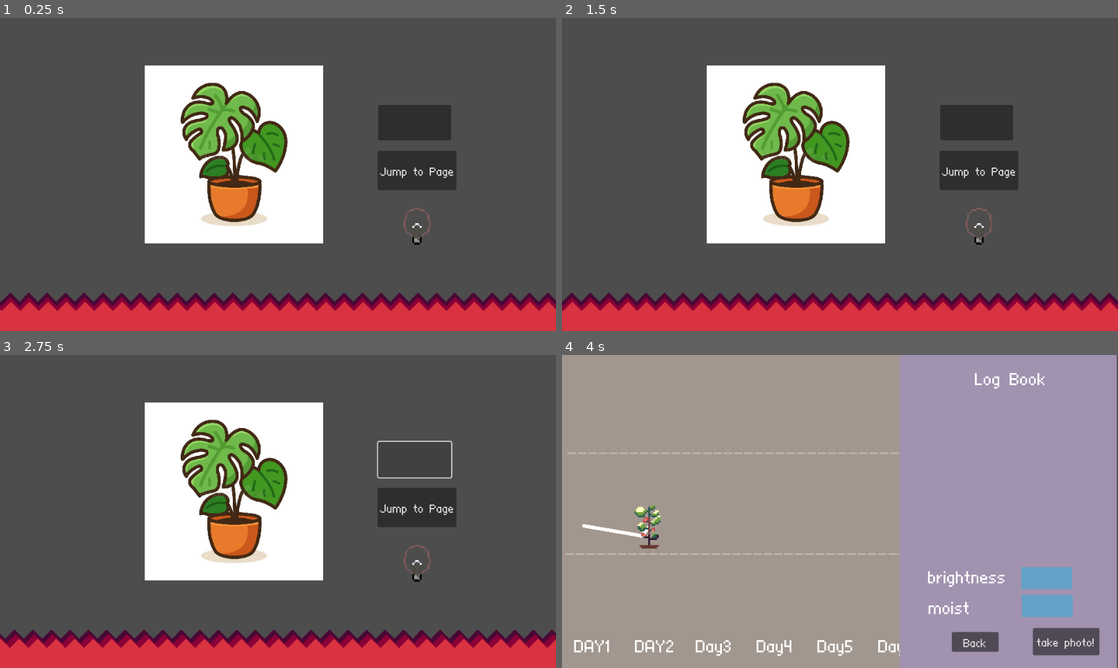
Above: before the commit, frames 1-4 (two rows, left to right).
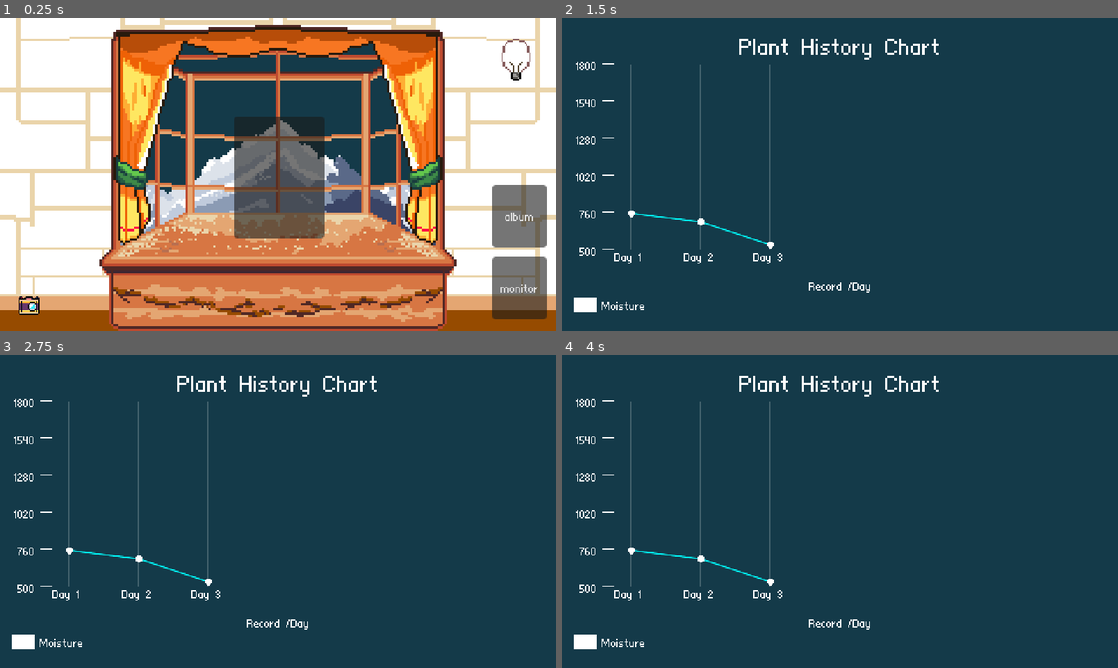
Above: after the commit, the same moments.

Repository: JiaC623/animated-garden
Game: Godot game, scene res://scenes/main.tscn
Same seed, same stepped clock (60 frames per second), same inputs: the game is played once before the commit and once after it.
Inputs (mouse positions are in pixels of both pictures, inside the frame that each line leads up to):
- Up to frame 1 (0.25 s): no input
- Up to frame 2 (1.5 s): click "Jump to Page" (after the commit: "monitor") at 0.5 s; click (973, 305) at 1.25 s, where only the run before the commit has a clickable "Back"
- Up to frame 3 (2.75 s): click (417, 458) at 2.02 s
- Up to frame 4 (4 s): click (979, 561) at 2.77 s; click (979, 508) at 3.5 s, where only the run before the commit has a clickable "Jump to Page"

The runs differ from the first frame. In frame 1, 100% of the frame differs, in the area x 0-100%, y 0-100%; in frame 2, 100%; in frame 3, 100%; in frame 4, 100%.

Commit message:
feb-19update
main scene cloud movement.
separate album and graph window, only functionality.

Diff:
--- /dev/null
+++ b/Global.gd
@@ -0,0 +1,20 @@
+extends Node
+
+var log_entries: Array = []
+var date_entries: Array = []
+
+func add_entry(new_text: PackedByteArray):
+	log_entries.append(new_text)
+
+	var datetime = Time.get_date_string_from_system()
+	date_entries.append(datetime)
+
+
+# Called when the node enters the scene tree for the first time.
+#func _ready() -> void:
+	#pass # Replace with function body.
+#
+#
+## Called every frame. 'delta' is the elapsed time since the previous frame.
+#func _process(delta: float) -> void:
+	#pass
--- a/project.godot
+++ b/project.godot
@@ -18,11 +18,14 @@
 [autoload]
 
 Firebase="*res://addons/godot-firebase/firebase/firebase.tscn"
+Global="*res://Global.gd"
 
 [display]
 
-window/size/viewport_width=960
-window/size/viewport_height=540
+window/size/viewport_width=480
+window/size/viewport_height=270
+window/size/window_width_override=960
+window/size/window_height_override=540
 window/stretch/mode="viewport"
 window/stretch/scale_mode="integer"
 
@@ -34,3 +37,4 @@
 
 textures/canvas_textures/default_texture_filter=0
 renderer/rendering_method="mobile"
+environment/defaults/default_clear_color=Color(0.07812133, 0.22918236, 0.2863427, 1)
--- /dev/null
+++ b/scenes/album.tscn
@@ -0,0 +1,56 @@
+[gd_scene load_steps=3 format=3 uid="uid://cprbaxae0qjeq"]
+
+[ext_resource type="Script" uid="uid://dvd4ftejmyt5t" path="res://scripts/album.gd" id="1_bgfgf"]
+[ext_resource type="FontFile" uid="uid://cvr8qmjtihjbl" path="res://assets/at01.ttf" id="2_r83bq"]
+
+[node name="album" type="Node2D"]
+script = ExtResource("1_bgfgf")
+
+[node name="MarginContainer" type="MarginContainer" parent="."]
+offset_right = 480.0
+offset_bottom = 270.0
+theme_override_constants/margin_left = 5
+theme_override_constants/margin_top = 5
+theme_override_constants/margin_right = 5
+theme_override_constants/margin_bottom = 5
+
+[node name="HBoxContainer" type="HBoxContainer" parent="MarginContainer"]
+layout_mode = 2
+
+[node name="LogContainer" type="VBoxContainer" parent="MarginContainer/HBoxContainer"]
+custom_minimum_size = Vector2(90, 0)
+layout_mode = 2
+
+[node name="spacing" type="Label" parent="MarginContainer/HBoxContainer"]
+custom_minimum_size = Vector2(5, 0)
+layout_mode = 2
+text = " "
+
+[node name="TextureRect" type="TextureRect" parent="MarginContainer/HBoxContainer"]
+custom_minimum_size = Vector2(250, 0)
+layout_mode = 2
+expand_mode = 2
+
+[node name="spacing2" type="Label" parent="MarginContainer/HBoxContainer"]
+custom_minimum_size = Vector2(5, 0)
+layout_mode = 2
+text = " "
+
+[node name="PicInfoContainer" type="VBoxContainer" parent="MarginContainer/HBoxContainer"]
+custom_minimum_size = Vector2(60, 0)
+layout_mode = 2
+alignment = 1
+
+[node name="Date" type="Label" parent="MarginContainer/HBoxContainer/PicInfoContainer"]
+layout_mode = 2
+
+[node name="Weather" type="Label" parent="MarginContainer/HBoxContainer/PicInfoContainer"]
+layout_mode = 2
+
+[node name="ButtonContainer" type="VBoxContainer" parent="MarginContainer/HBoxContainer"]
+layout_mode = 2
+
+[node name="Button" type="Button" parent="MarginContainer/HBoxContainer/ButtonContainer"]
+layout_mode = 2
+theme_override_fonts/font = ExtResource("2_r83bq")
+text = "Back"
--- /dev/null
+++ b/scenes/cloud.tscn
@@ -0,0 +1,9 @@
+[gd_scene load_steps=3 format=3 uid="uid://bd84jxj6twe"]
+
+[ext_resource type="Texture2D" uid="uid://dvim7gyrwkoao" path="res://assets/Cloud.png" id="1_2kyfr"]
+[ext_resource type="Script" uid="uid://cfnhweu6f17q6" path="res://scripts/cloud.gd" id="2_n1qj5"]
+
+[node name="Cloud" type="Sprite2D"]
+process_mode = 3
+texture = ExtResource("1_2kyfr")
+script = ExtResource("2_n1qj5")
--- /dev/null
+++ b/scenes/data_plot.tscn
@@ -0,0 +1,74 @@
+[gd_scene load_steps=5 format=3 uid="uid://dxmiyal2gjky7"]
+
+[ext_resource type="Script" uid="uid://by7o2wff8tkqb" path="res://scripts/data_plot.gd" id="1_psgoq"]
+[ext_resource type="FontFile" uid="uid://cvr8qmjtihjbl" path="res://assets/at01.ttf" id="1_v2ya7"]
+[ext_resource type="Script" uid="uid://bl5hieo3gva85" path="res://scripts/line_chart_drawer.gd" id="2_df8ms"]
+[ext_resource type="Script" uid="uid://byp8mse0tyk7y" path="res://scripts/static_v_lines.gd" id="2_psgoq"]
+
+[node name="dataPlot" type="Node2D"]
+script = ExtResource("1_psgoq")
+
+[node name="MarginContainer" type="MarginContainer" parent="."]
+offset_right = 480.0
+offset_bottom = 270.0
+theme_override_constants/margin_left = 10
+theme_override_constants/margin_top = 10
+theme_override_constants/margin_right = 10
+theme_override_constants/margin_bottom = 10
+
+[node name="VBoxContainer" type="VBoxContainer" parent="MarginContainer"]
+layout_mode = 2
+
+[node name="ChartTitle" type="Label" parent="MarginContainer/VBoxContainer"]
+layout_mode = 2
+theme_override_fonts/font = ExtResource("1_v2ya7")
+theme_override_font_sizes/font_size = 32
+text = "Plant History Chart"
+horizontal_alignment = 1
+
+[node name="HBoxContainer" type="HBoxContainer" parent="MarginContainer/VBoxContainer"]
+custom_minimum_size = Vector2(0, 180)
+layout_mode = 2
+
+[node name="YAxisArea" type="VBoxContainer" parent="MarginContainer/VBoxContainer/HBoxContainer"]
+custom_minimum_size = Vector2(30, 0)
+layout_mode = 2
+
+[node name="StaticVLines" type="Control" parent="MarginContainer/VBoxContainer/HBoxContainer/YAxisArea"]
+layout_mode = 2
+script = ExtResource("2_psgoq")
+
+[node name="ScrollContainer" type="ScrollContainer" parent="MarginContainer/VBoxContainer/HBoxContainer"]
+custom_minimum_size = Vector2(420, 0)
+layout_mode = 2
+
+[node name="LineChartDrawer" type="Control" parent="MarginContainer/VBoxContainer/HBoxContainer/ScrollContainer"]
+layout_mode = 2
+script = ExtResource("2_df8ms")
+
+[node name="HTTPPointUpdate" type="HTTPRequest" parent="MarginContainer/VBoxContainer/HBoxContainer/ScrollContainer"]
+
+[node name="Timer" type="Timer" parent="MarginContainer/VBoxContainer/HBoxContainer/ScrollContainer"]
+wait_time = 5.0
+autostart = true
+
+[node name="XAxisTitle" type="Label" parent="MarginContainer/VBoxContainer"]
+layout_mode = 2
+theme_override_fonts/font = ExtResource("1_v2ya7")
+text = "Record /Day"
+horizontal_alignment = 1
+
+[node name="Legends" type="HBoxContainer" parent="MarginContainer/VBoxContainer"]
+layout_mode = 2
+
+[node name="MoistRect" type="ColorRect" parent="MarginContainer/VBoxContainer/Legends"]
+custom_minimum_size = Vector2(20, 0)
+layout_mode = 2
+
+[node name="MoistLeg" type="Label" parent="MarginContainer/VBoxContainer/Legends"]
+layout_mode = 2
+theme_override_fonts/font = ExtResource("1_v2ya7")
+text = "Moisture"
+
+[connection signal="request_completed" from="MarginContainer/VBoxContainer/HBoxContainer/ScrollContainer/HTTPPointUpdate" to="MarginContainer/VBoxContainer/HBoxContainer/ScrollContainer/LineChartDrawer" method="_on_http_point_update_request_completed"]
+[connection signal="timeout" from="MarginContainer/VBoxContainer/HBoxContainer/ScrollContainer/Timer" to="MarginContainer/VBoxContainer/HBoxContainer/ScrollContainer/LineChartDrawer" method="_on_timer_timeout"]
--- a/scenes/main.tscn
+++ b/scenes/main.tscn
@@ -1,18 +1,33 @@
-[gd_scene load_steps=9 format=3 uid="uid://b13xmoowa143k"]
+[gd_scene load_steps=12 format=3 uid="uid://b13xmoowa143k"]
 
 [ext_resource type="Texture2D" uid="uid://cr2mcgfvdk5lq" path="res://assets/prlxBackground1.png" id="1_o5qli"]
 [ext_resource type="Script" uid="uid://bbfs5dbt858kq" path="res://scripts/main.gd" id="1_tbgi4"]
-[ext_resource type="Texture2D" uid="uid://dncd4uljgferg" path="res://assets/plant-cartoon.jpg" id="2_0wfyh"]
+[ext_resource type="Script" uid="uid://b6w74emfp8gfx" path="res://scripts/cloud_manage.gd" id="2_eb6dy"]
 [ext_resource type="Texture2D" uid="uid://bw13iwh4av6uu" path="res://assets/prlxBackground2.png" id="2_jyhfs"]
 [ext_resource type="Texture2D" uid="uid://xlr2d8bewmi1" path="res://assets/prlxBackground3.png" id="3_tbgi4"]
+[ext_resource type="PackedScene" uid="uid://bd84jxj6twe" path="res://scenes/cloud.tscn" id="3_ya4ey"]
 [ext_resource type="FontFile" uid="uid://cvr8qmjtihjbl" path="res://assets/at01.ttf" id="6_tipki"]
 [ext_resource type="Texture2D" uid="uid://by04u8f82bhxc" path="res://assets/offlight.png" id="7_85g3d"]
 [ext_resource type="Texture2D" uid="uid://8o56nsu6f21k" path="res://assets/onlight.png" id="8_choun"]
+[ext_resource type="Texture2D" uid="uid://c7gbso44qxysi" path="res://assets/Bay Window1.png" id="8_tipki"]
+[ext_resource type="Texture2D" uid="uid://cy37gow1kv67" path="res://assets/Camera.png" id="9_85g3d"]
 
 [node name="Main" type="Node2D"]
 script = ExtResource("1_tbgi4")
 
+[node name="CloudManage" type="Node2D" parent="."]
+script = ExtResource("2_eb6dy")
+cloud_scene = ExtResource("3_ya4ey")
+
+[node name="Cloud" parent="CloudManage" instance=ExtResource("3_ya4ey")]
+position = Vector2(542, 25)
+
+[node name="BayWindow1" type="Sprite2D" parent="."]
+position = Vector2(240, 135)
+texture = ExtResource("8_tipki")
+
 [node name="parallaxCollection" type="Node2D" parent="."]
+visible = false
 position = Vector2(560, 495)
 
 [node name="Parallax2D" type="Parallax2D" parent="parallaxCollection"]
@@ -48,25 +63,29 @@
 [node name="Sprite2D" type="Sprite2D" parent="parallaxCollection/Parallax2D3"]
 texture = ExtResource("3_tbgi4")
 
-[node name="plantCartoon" type="Sprite2D" parent="."]
-position = Vector2(404.25, 235.375)
-scale = Vector2(0.38437513, 0.3834375)
-texture = ExtResource("2_0wfyh")
+[node name="pageJump" type="Button" parent="."]
+offset_left = 425.0
+offset_top = 206.0
+offset_right = 472.0
+offset_bottom = 260.0
+theme_override_fonts/font = ExtResource("6_tipki")
+theme_override_font_sizes/font_size = 16
+text = "monitor"
 
-[node name="pageJump" type="Button" parent="."]
-offset_left = 652.0
-offset_top = 229.0
-offset_right = 776.0
-offset_bottom = 297.0
+[node name="albumjump" type="Button" parent="."]
+offset_left = 425.0
+offset_top = 144.0
+offset_right = 472.0
+offset_bottom = 198.0
 theme_override_fonts/font = ExtResource("6_tipki")
-theme_override_font_sizes/font_size = 32
-text = "Jump to Page"
+theme_override_font_sizes/font_size = 16
+text = "album"
 
 [node name="lampTogggle" type="TextureButton" parent="."]
-offset_left = 679.0
-offset_top = 312.0
-offset_right = 761.0
-offset_bottom = 396.0
+offset_left = 423.0
+offset_top = 9.0
+offset_right = 468.0
+offset_bottom = 57.0
 toggle_mode = true
 texture_normal = ExtResource("7_85g3d")
 texture_pressed = ExtResource("8_choun")
@@ -76,10 +95,10 @@
 [node name="HTTPRequest" type="HTTPRequest" parent="lampTogggle"]
 
 [node name="snaphoto" type="Button" parent="."]
-offset_left = 653.0
-offset_top = 150.0
-offset_right = 779.0
-offset_bottom = 211.0
+offset_left = 202.0
+offset_top = 85.0
+offset_right = 280.0
+offset_bottom = 190.0
 
 [node name="HTTPDisplay" type="HTTPRequest" parent="snaphoto"]
 
@@ -87,37 +106,50 @@
 
 [node name="HTTPRequest" type="HTTPRequest" parent="snaphoto"]
 
+[node name="ChangeCoursorCam" type="TextureButton" parent="."]
+offset_left = 9.0
+offset_top = 233.0
+offset_right = 41.0
+offset_bottom = 265.0
+texture_normal = ExtResource("9_85g3d")
+stretch_mode = 0
+
 [node name="popup" type="Control" parent="."]
+visible = false
 layout_mode = 3
 anchors_preset = 0
-offset_left = 186.0
-offset_top = 42.0
-offset_right = 619.0
-offset_bottom = 468.0
+offset_left = 157.0
+offset_top = 39.0
+offset_right = 325.0
+offset_bottom = 258.0
 
 [node name="actualPhoto" type="TextureRect" parent="popup"]
 modulate = Color(1, 1, 1, 0)
 layout_mode = 0
-offset_left = 91.0
-offset_top = 91.0
-offset_right = 355.0
-offset_bottom = 291.0
+offset_left = 5.0
+offset_top = 44.0
+offset_right = 154.0
+offset_bottom = 151.0
 expand_mode = 3
 
 [node name="okbutton" type="Button" parent="popup"]
 visible = false
 layout_mode = 0
-offset_left = 172.0
-offset_top = 329.0
-offset_right = 272.0
-offset_bottom = 370.0
+offset_left = 41.0
+offset_top = 176.0
+offset_right = 125.0
+offset_bottom = 210.0
 theme_override_fonts/font = ExtResource("6_tipki")
 theme_override_font_sizes/font_size = 32
 toggle_mode = true
 text = "OK!"
 
 [connection signal="pressed" from="pageJump" to="." method="_on_page_jump_pressed"]
+[connection signal="pressed" from="albumjump" to="." method="_on_albumjump_pressed"]
 [connection signal="toggled" from="lampTogggle" to="." method="_on_lamp_togggle_toggled"]
+[connection signal="mouse_entered" from="snaphoto" to="." method="_on_snaphoto_mouse_entered"]
+[connection signal="mouse_exited" from="snaphoto" to="." method="_on_snaphoto_mouse_exited"]
 [connection signal="pressed" from="snaphoto" to="." method="_on_snaphoto_pressed"]
 [connection signal="request_completed" from="snaphoto/HTTPDisplay" to="." method="_on_http_display_request_completed"]
+[connection signal="pressed" from="ChangeCoursorCam" to="." method="_on_change_coursor_cam_pressed"]
 [connection signal="toggled" from="popup/okbutton" to="." method="_on_okbutton_toggled"]
--- /dev/null
+++ b/scripts/album.gd
@@ -0,0 +1,76 @@
+extends Node2D
+@onready var displayLabel = $Label
+@onready var photo_textrec = $MarginContainer/HBoxContainer/TextureRect
+@onready var log_container = $MarginContainer/HBoxContainer/LogContainer
+@onready var date_display_label = $MarginContainer/HBoxContainer/PicInfoContainer/Date
+@onready var weather_display_label = $MarginContainer/HBoxContainer/PicInfoContainer/Weather
+var pixel_font = preload("res://assets/at01.ttf")
+
+var btn_spacing = 16
+var log_row_cnt = 0
+var log_col_cnt = 0
+
+func load_all_pictures():
+	var cnt = 0
+	for entry in Global.log_entries:
+		var btn = Button.new()
+		btn.text = "Log " + str(cnt)
+		btn.add_theme_font_size_override("font_size", 16)
+		btn.add_theme_font_override("font", pixel_font)
+		btn.custom_minimum_size = Vector2(16, 10)
+
+		log_container.add_child(btn)
+		btn.global_position = Vector2(10 + 10*log_col_cnt, 10 + 16*log_row_cnt)
+		log_row_cnt += 1
+		btn.pressed.connect(self._on_dynamic_button_pressed.bind(entry, Global.date_entries[cnt]))
+		cnt += 1
+
+
+func display_date(date_data):
+	date_display_label.add_theme_font_override("font", pixel_font)
+	date_display_label.add_theme_font_size_override("font_size", 16)
+	date_display_label.text = date_data
+
+#func create_btn(image_data):
+	#var btn = Button.new()
+	#btn.text = "Log " + str(existing_log_cnt)
+	#existing_log_cnt += 1
+	#print(log_col_cnt)
+	#btn.add_theme_font_size_override("font_size", 16)
+	#btn.add_theme_font_override("font", pixel_font)
+	#btn.custom_minimum_size = Vector2(60, 24)
+	#
+	#$CanvasLayer.add_child(btn)
+	#if log_row_cnt >= 3:
+		#log_col_cnt += 1
+		#log_row_cnt = 0
+	#if log_col_cnt >= 3:
+		#log_col_cnt = 0
+		#log_row_cnt = 0
+	#btn.global_position = Vector2(800+62*log_col_cnt, 480+26*log_row_cnt)
+	##print(btn.global_position)
+	#btn.pressed.connect(self._on_dynamic_button_pressed.bind(image_data))
+	#
+	#all_buttons.append(btn)
+	#update_page_visibility()
+
+func _on_dynamic_button_pressed(image_data, date_data):
+	display_photo(image_data)
+	display_date(date_data)
+	#print("display log")
+
+func display_photo(image_data):
+	var image = Image.new()
+	var error = image.load_jpg_from_buffer(image_data)
+	if error != OK:
+		error = image.load_png_from_buffer(image_data)
+	var texture = ImageTexture.create_from_image(image)
+	photo_textrec.texture = texture
+
+# Called when the node enters the scene tree for the first time.
+func _ready() -> void:
+	load_all_pictures()
+
+# Called every frame. 'delta' is the elapsed time since the previous frame.
+func _process(delta: float) -> void:
+	pass
--- /dev/null
+++ b/scripts/cloud.gd
@@ -0,0 +1,11 @@
+extends Sprite2D
+
+var speed: float = 0.0
+var end_x: float = 0.0
+
+func _process(delta):
+	position.x -= speed * delta
+
+	# Self-destruct once it's off-screen/past the window
+	if position.x < end_x:
+		queue_free()
--- /dev/null
+++ b/scripts/cloud_manage.gd
@@ -0,0 +1,39 @@
+extends Node2D
+
+@export var cloud_scene: PackedScene
+@export var spawn_delay: Vector2 = Vector2(2.0, 8.0)
+@export var speed_range: Vector2 = Vector2(20.0, 70.0)
+@export var y_range: Vector2 = Vector2(25.0, 110.0)
+
+var start_x: float = 450.0
+var end_x: float = -40.0
+#@export var cloud_start_pos: Vector2 = Vector2(450, 55)
+#@export var cloud_end_pos: Vector2 = Vector2(-40, 55)
+
+func spawn_cloud_loop():
+	while true:
+		start_cloud_movement()
+		# Wait for a random amount of time before the next cloud
+		await get_tree().create_timer(randf_range(spawn_delay.x, spawn_delay.y)).timeout
+
+
+func start_cloud_movement():
+	var new_cloud = cloud_scene.instantiate()
+
+	new_cloud.position = Vector2(start_x, randf_range(y_range.x, y_range.y))
+	new_cloud.speed = randf_range(speed_range.x, speed_range.y)
+	new_cloud.end_x = end_x
+
+	add_child(new_cloud)
+	#print("Cloud spawned at: ", new_cloud.global_position)
+	#print("Cloud created at path: ", new_cloud.get_path())
+
+	#var tween = create_tween()
+	#var duration = cloud_start_pos.distance_to(cloud_end_pos) / cloud_speed
+	#tween.tween_property(self, "position", cloud_end_pos, duration)
+	#tween.finished.connect(start_cloud_movement)
+
+
+# Called when the node enters the scene tree for the first time.
+func _ready() -> void:
+	spawn_cloud_loop()
--- /dev/null
+++ b/scripts/data_plot.gd
@@ -0,0 +1,9 @@
+extends Node2D
+
+# Called when the node enters the scene tree for the first time.
+func _ready() -> void:
+	pass # Replace with function body.
+
+# Called every frame. 'delta' is the elapsed time since the previous frame.
+func _process(delta: float) -> void:
+	pass
--- /dev/null
+++ b/scripts/line_chart_drawer.gd
@@ -0,0 +1,72 @@
+extends Control
+var point_spacing = 60.0 # Pixels between points
+var data_points = [834, 756, 545] # Your data
+var chart_height = 160.0
+var pixel_font = preload("res://assets/at01.ttf")
+
+@onready var http_point_update = $"../HTTPPointUpdate"
+@onready var timer = $"../Timer"
+var sensor_url = "https://esp32photo-1dc90-default-rtdb.firebaseio.com/sensor_data.json"
+
+
+func _on_timer_timeout() -> void:
+	http_point_update.request(sensor_url)
+
+
+func _on_http_point_update_request_completed(result: int, response_code: int, headers: PackedStringArray, body: PackedByteArray) -> void:
+	if response_code == 200:
+		var json = JSON.new()
+		json.parse(body.get_string_from_utf8())
+		var parse_result = json.get_data()
+		var moist_data = parse_result["moist"]
+		new_point_update(moist_data)
+
+func new_point_update(value):
+	data_points.append(value)
+	update_chart_dimensions()
+	await get_tree().process_frame
+	scroll_bar_repos()
+
+
+# Called when the node enters the scene tree for the first time.
+func _ready() -> void:
+	update_chart_dimensions()
+	# Wait for Godot to update the UI layout engine
+	await get_tree().process_frame
+	scroll_bar_repos()
+
+func scroll_bar_repos():
+	var scroll_bar = get_parent().get_h_scroll_bar()
+	scroll_bar.value = scroll_bar.max_value
+
+func update_chart_dimensions():
+	var total_width = data_points.size() * point_spacing
+	custom_minimum_size = Vector2(total_width, chart_height)
+	queue_redraw()
+
+func _draw():
+	var max_val = data_points.max() if data_points.max() > 0 else 400.0
+
+	if data_points.size() < 2:
+		return
+	var points = []
+	if max_val == 0: max_val = 1 # Avoid division by zero
+
+	for i in range(data_points.size()):
+		var x = i * point_spacing + 16
+		var y = chart_height - ((data_points[i] - 500) / 1700.0 * chart_height)
+		points.append(Vector2(x, y))
+
+		var p_top = Vector2(x, 0)
+		var p_bottom = Vector2(x, chart_height)
+		draw_line(p_top, p_bottom, Color(1, 1, 1, 0.2), 1.0)
+		draw_string(pixel_font, p_bottom + Vector2(-15, 10), "Day " + str(i+1), HORIZONTAL_ALIGNMENT_CENTER, -1, 16)
+
+	draw_polyline(points, Color.CYAN, 0.5, true)
+	for p in points:
+		draw_circle(p, 3.0, Color.WHITE)
+
+
+# Called every frame. 'delta' is the elapsed time since the previous frame.
+func _process(delta: float) -> void:
+	pass
--- a/scripts/main.gd
+++ b/scripts/main.gd
@@ -3,8 +3,14 @@
 @onready var http_prephoto = $snaphoto/HTTPRequest
 @onready var http_syncheck = $snaphoto/HTTPRequest2
 @onready var http_disphoto = $snaphoto/HTTPDisplay
+@onready var popup_window = $popup
 @onready var actual_picture = $popup/actualPhoto
 @onready var ok_button = $popup/okbutton
+
+var normal_cursor = load("res://assets/pointer.png")
+var active_mode_cursor = load("res://assets/cam.png")
+var hover_confirm_cursor = load("res://assets/spark.png")
+var is_in_selection_mode = false
 
 var lampOnQuery = JSON.stringify({"lamp_sta": 1})
 var lampOffQuery = JSON.stringify({"lamp_sta": 0})
@@ -21,8 +27,7 @@
 
 # Called when the node enters the scene tree for the first time.
 func _ready() -> void:
-	pass # Replace with function body.
-
+	Input.set_custom_mouse_cursor(normal_cursor)
 
 # Called every frame. 'delta' is the elapsed time since the previous frame.
 func _process(delta: float) -> void:
@@ -30,7 +35,7 @@
 
 
 func _on_page_jump_pressed() -> void:
-	get_tree().change_scene_to_file("res://scenes/plant_graph.tscn") # Replace with function body.
+	get_tree().change_scene_to_file("res://scenes/data_plot.tscn") # Replace with function body.
 
 
 func _on_lamp_togggle_toggled(toggled_on: bool) -> void:
@@ -42,7 +47,17 @@
 		print("light is OFF")
 
 
+func _finish_action():
+	is_in_selection_mode = false
+	Input.set_custom_mouse_cursor(normal_cursor)
+	print("Action complete: Cursor reset.")
+
 func _on_snaphoto_pressed() -> void:
+	if is_in_selection_mode:
+		_finish_action()
+	else:
+		return
+
 	http_prephoto.request(PHOREQ_URL, phoHeaders, HTTPClient.METHOD_PATCH, query)
 	await http_prephoto.request_completed
 	var photo_ready = false
@@ -64,12 +79,15 @@
 		error = image.load_png_from_buffer(image_data)
 	var texture = ImageTexture.create_from_image(image)
 	actual_picture.texture = texture
-	#fade in effect
+	#fade-in effect
 	var tween = create_tween()
 	tween.tween_property(actual_picture, "modulate:a", 1.0, 0.5)
 	#the close button
+	popup_window.visible = true
 	ok_button.visible = true
 	ok_button.modulate.a = 1.0
+
+	Global.add_entry(image_data)
 
 func _on_okbutton_toggled(toggled_on: bool) -> void:
 	#print("toggled button")
@@ -79,6 +97,7 @@
 	tween.finished.connect(func():
 		#print("triggered tween finish")
 		ok_button.visible = false
+		popup_window.visible = false
 	)
 
 
@@ -89,3 +108,21 @@
 		var parse_result = json.get_data()
 		var image_data = Marshalls.base64_to_raw(parse_result)
 		display_photo(image_data)
+
+
+func _on_change_coursor_cam_pressed() -> void:
+	is_in_selection_mode = true
+	Input.set_custom_mouse_cursor(active_mode_cursor)
+
+
+func _on_snaphoto_mouse_entered() -> void:
+	if is_in_selection_mode:
+		Input.set_custom_mouse_cursor(hover_confirm_cursor)
+
+func _on_snaphoto_mouse_exited() -> void:
+	if is_in_selection_mode:
+		Input.set_custom_mouse_cursor(active_mode_cursor)
+
+
+func _on_albumjump_pressed() -> void:
+	get_tree().change_scene_to_file("res://scenes/album.tscn")
--- /dev/null
+++ b/scripts/static_v_lines.gd
@@ -0,0 +1,25 @@
+extends Control
+
+# Called when the node enters the scene tree for the first time.
+func _ready() -> void:
+	pass # Replace with function body.
+
+# Called every frame. 'delta' is the elapsed time since the previous frame.
+func _process(delta: float) -> void:
+	pass
+
+
+func _draw():
+	var max_val = 1800 # Match this to your data logic
+	var min_val = 500
+	var steps = 5
+	var increment = (max_val - min_val) / steps
+	var font = preload("res://assets/at01.ttf")
+
+	for i in range(0, steps + 1):
+		var val = min_val + increment * i
+		var y = 160.0 - (float(i) / steps * 160.0)
+		draw_string(font, Vector2(0, y + 5), str(val), HORIZONTAL_ALIGNMENT_RIGHT, 20, 16)
+		#print(Vector2(0, y + 5))
+		# Small horizontal tick mark
+		draw_line(Vector2(25, y), Vector2(35, y), Color.WHITE, 1.0)
Not shown, added: Global.gd.uid
Binary file added: assets/Bay Window1.png
Binary file added: assets/Bay Window2.png
Binary file added: assets/Camera.png
Binary file added: assets/Cloud.png
Binary file added: assets/Watering Can.png
Binary file added: assets/cam.png
Binary file added: assets/pointer.png
Binary file added: assets/spark.png
Not shown, added: scripts/album.gd.uid
Not shown, added: scripts/cloud.gd.uid
Not shown, added: scripts/cloud_manage.gd.uid
(and 3 more such lines)
